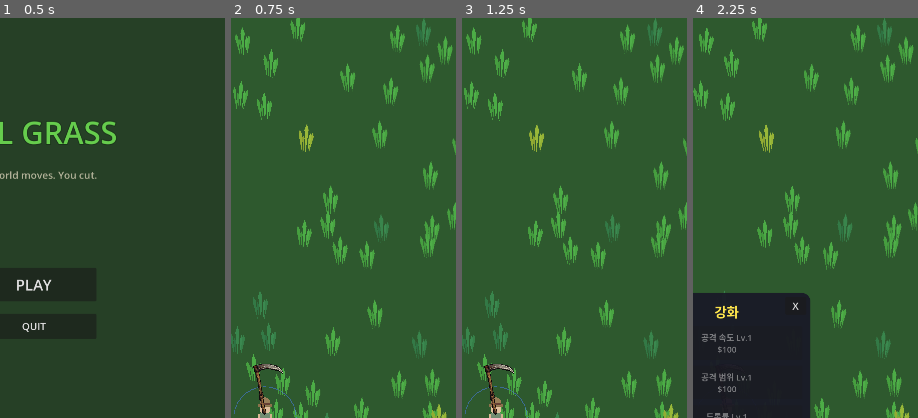
Above: before the commit, frames 1-4 (left to right).
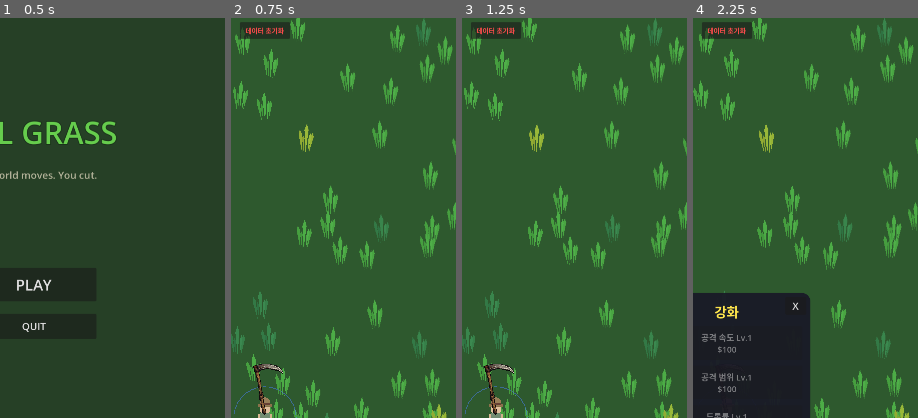
Above: after the commit, the same moments.

Repository: yellyB/game-kill_grass
Game: Godot game, scene res://scenes/ui/main_menu.tscn
Two runs of this game, one before a commit and one after it. Both use one fixed random seed, a clock stepped at 60 frames per second and the inputs below.
Inputs (mouse positions are % of the whole screen's width and height, from its top left):
- Up to frame 1 (0.5 s): no input
- Up to frame 2 (0.75 s): click "PLAY" at 0.5 s
- Up to frame 3 (1.25 s): no input
- Up to frame 4 (2.25 s): click (50, 2) at 1.25 s, where only the run after the commit has a clickable "데이터 초기화"; click "강화" at 2 s
The pictures show only the part of the screen within x 42-92%, y 0-50%; the shares and areas given below are measured in that part.

Frame 1 is identical in both runs. In frame 2, 0.9% of the frame differs, in the area x 4-27%, y 1-6%; in frame 3, 0.9%; in frame 4, 0.9%.

Commit message:
Add debug reset button and data reset function
- Add reset_all_data() to SaveManager for complete data reset
- Add debug "데이터 초기화" button to HUD (only visible in debug builds)
- Uses OS.is_debug_build() to show/hide debug UI

Co-Authored-By: Claude Opus 4.5 <noreply@anthropic.com>

Diff:
--- a/autoload/save_manager.gd
+++ b/autoload/save_manager.gd
@@ -49,3 +49,19 @@
 
 func has_save() -> bool:
 	return FileAccess.file_exists(SAVE_PATH)
+
+func reset_all_data() -> void:
+	# Delete save file
+	delete_save()
+	# Reset GameManager
+	GameManager.money = 0
+	GameManager.upgrade_attack_speed = 0
+	GameManager.upgrade_attack_range = 0
+	GameManager.upgrade_drop_rate = 0
+	GameManager.upgrade_magnet_range = 0
+	GameManager.upgrade_bonus_rate = 0
+	GameManager.money_changed.emit(0)
+	# Reset WeaponManager
+	WeaponManager.current_weapon_level = 0
+	WeaponManager.weapon_changed.emit(0)
+	print("[SaveManager] All data reset")
--- a/scenes/ui/hud.tscn
+++ b/scenes/ui/hud.tscn
@@ -110,3 +110,24 @@
 text = "+0"
 horizontal_alignment = 1
 vertical_alignment = 1
+
+[node name="DebugContainer" type="Control" parent="."]
+anchors_preset = 5
+anchor_left = 0.5
+anchor_right = 0.5
+offset_left = -60.0
+offset_top = 10.0
+offset_right = 60.0
+offset_bottom = 50.0
+grow_horizontal = 2
+
+[node name="ResetBtn" type="Button" parent="DebugContainer"]
+layout_mode = 1
+anchors_preset = 15
+anchor_right = 1.0
+anchor_bottom = 1.0
+grow_horizontal = 2
+grow_vertical = 2
+theme_override_colors/font_color = Color(1, 0.3, 0.3, 1)
+theme_override_font_sizes/font_size = 16
+text = "데이터 초기화"
--- a/scripts/hud.gd
+++ b/scripts/hud.gd
@@ -11,6 +11,9 @@
 @onready var drop_rate_label: Label = $StatsContainer/DropRateLabel
 @onready var magnet_range_label: Label = $StatsContainer/MagnetRangeLabel
 @onready var bonus_rate_label: Label = $StatsContainer/BonusRateLabel
+
+# Debug UI (only in debug builds)
+@onready var debug_container: Control = $DebugContainer
 
 var displayed_money: int = 0
 var target_money: int = 0
@@ -27,6 +30,14 @@
   update_money_display()
   update_stats_display()
   bonus_container.visible = false
+
+  # Show debug UI only in debug builds
+  if debug_container:
+    debug_container.visible = OS.is_debug_build()
+    if OS.is_debug_build():
+      var reset_btn = debug_container.get_node("ResetBtn")
+      if reset_btn:
+        reset_btn.pressed.connect(_on_reset_btn_pressed)
 
 func _process(delta: float) -> void:
   # Smooth money counter
@@ -109,3 +120,10 @@
   drop_rate_label.text = "드롭률: x%.2f" % drop_mult
   magnet_range_label.text = "수집 범위: %.0f" % magnet_range
   bonus_rate_label.text = "보상 증가: x%.2f" % bonus_rate
+
+func _on_reset_btn_pressed() -> void:
+  SaveManager.reset_all_data()
+  displayed_money = 0
+  target_money = 0
+  update_money_display()
+  update_stats_display()
